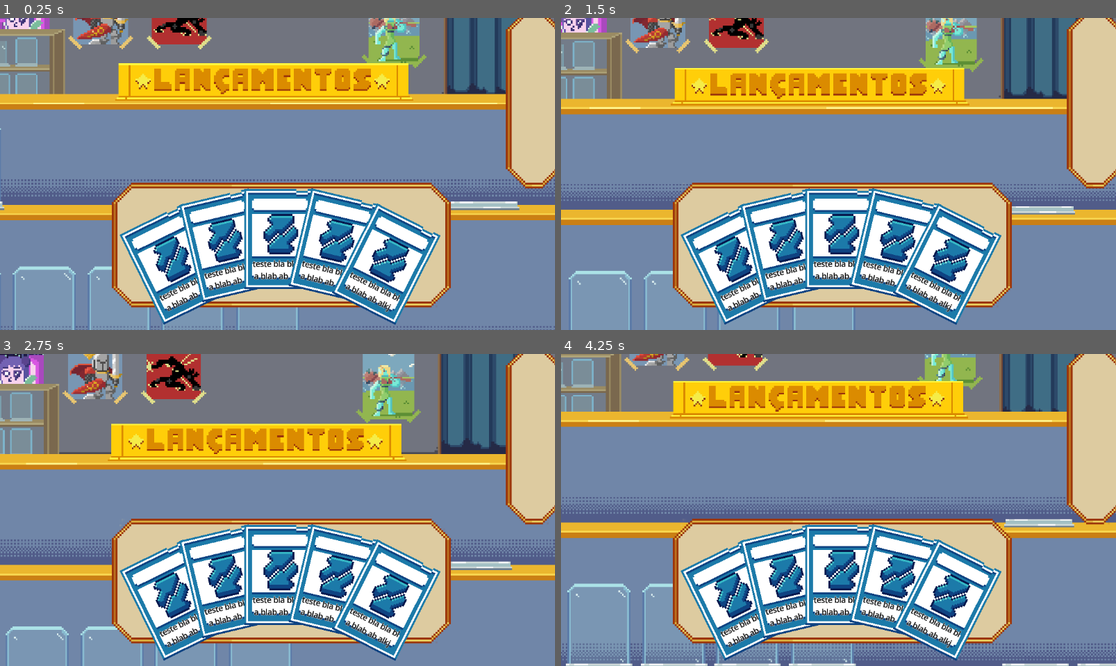
Above: before the commit, frames 1-4 (two rows, left to right).
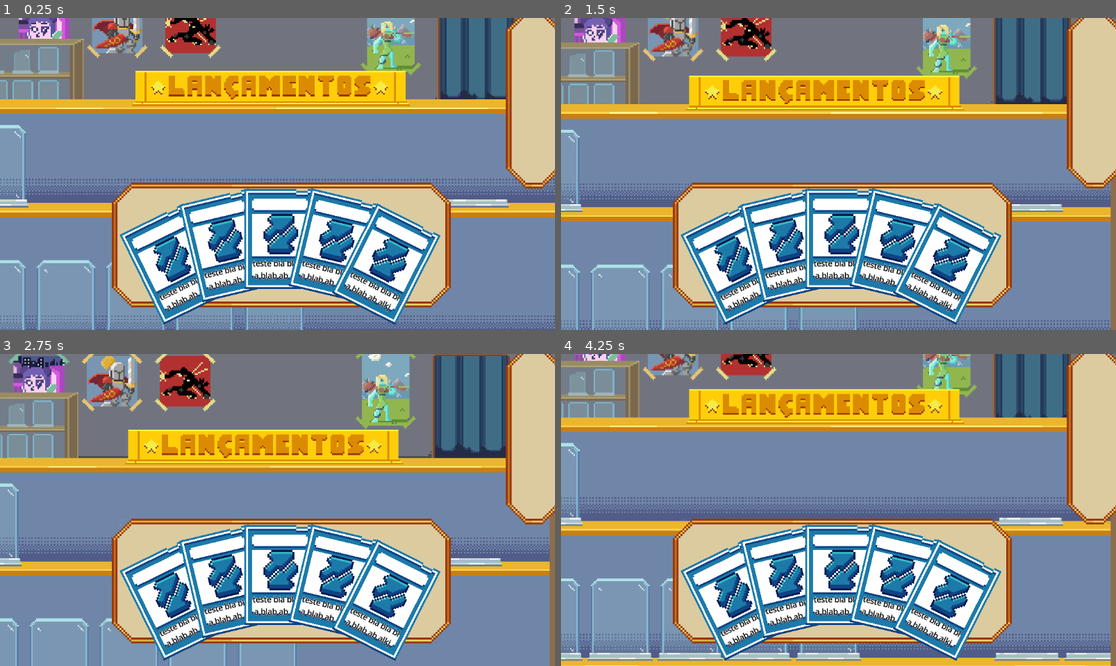
Above: after the commit, the same moments.

Repository: ingrydf12/datadeck
Game: Godot game, scene res://Fase1.tscn
Same seed, same stepped clock (60 frames per second), same inputs: the game is played once before the commit and once after it.
Inputs (mouse positions are in pixels of both pictures, inside the frame that each line leads up to):
- Up to frame 1 (0.25 s): no input
- Up to frame 2 (1.5 s): tap Enter at 0.5 s; move the mouse to (960, 158) at 0.52 s; click (960, 158) at 0.67 s; move the mouse to (727, 189) at 1.27 s; click (727, 189) at 1.42 s
- Up to frame 3 (2.75 s): move the mouse to (333, 441) at 2.02 s; click (333, 441) at 2.17 s
- Up to frame 4 (4.25 s): move the mouse to (810, 572) at 2.77 s; click (810, 572) at 2.92 s; move the mouse to (1005, 556) at 3.52 s; click (1005, 556) at 3.67 s

The runs differ from the first frame. In frame 1, 23% of the frame differs, in the area x 0-100%, y 0-100%; in frame 2, 23%; in frame 3, 24%; in frame 4, 25%.

Commit message:
finalmente sombras

Diff:
--- a/Fase1.tscn
+++ b/Fase1.tscn
@@ -45,9 +45,9 @@
 centered = false
 
 [node name="Camera2D" type="Camera2D" parent="."]
-position = Vector2(730, 479.99994)
+position = Vector2(717, 479.99994)
 scale = Vector2(0.85, 0.85)
-zoom = Vector2(0.885, 0.885)
+zoom = Vector2(0.825, 0.825)
 limit_left = 5
 limit_top = 10
 limit_right = 1430
--- a/carta.gd
+++ b/carta.gd
@@ -7,13 +7,12 @@
 var controlled : bool = false
 var origem : Vector2
 var rotacao_original : float
-var offset_original : Vector2
 var tween : Tween
 
+@onready var textura = $Grupo/Textura
 func _ready() -> void:
 	origem = global_position
 	rotacao_original = rotation
-	offset_original = $Textura.pivot_offset
 
 
 func _process(_delta: float) -> void:
@@ -58,17 +57,13 @@
 		b.mouse_behavior_recursive = Control.MOUSE_BEHAVIOR_INHERITED
 
 func _crescer():
-	create_tween().tween_property($Textura, 'scale',Vector2(4.8,4.8), 0.15)
-	create_tween().tween_property($Label, 'scale',Vector2(1.2,1.2), 0.15)
-	#TODO: SOMBRAS
-	#create_tween().tween_property($Textura, 'pivot_offset', offset_original + Vector2(2,2), 0.15)
+	create_tween().tween_method(mudaroffset, textura.get_instance_shader_parameter('tamanho'), 22, 0.15)
+	create_tween().tween_property($Grupo, 'scale',Vector2(1.2, 1.2), 0.15)
 	z_index = 5
 
 func _diminuir():
-	create_tween().tween_property($Textura, 'scale',Vector2(4, 4), 0.15)
-	create_tween().tween_property($Label, 'scale',Vector2(1, 1), 0.15)
-	#TODO: SOMBRAS
-	#create_tween().tween_property($Textura, 'pivot_offset', offset_original, 0.15)
+	create_tween().tween_method(mudaroffset, textura.get_instance_shader_parameter('tamanho'), 0, 0.15)
+	create_tween().tween_property($Grupo, 'scale',Vector2(1, 1), 0.15)
 	z_index = 0
 
 func _voltar_original():
@@ -94,3 +89,8 @@
 	tween.set_ease(Tween.EASE_OUT)
 	tween.tween_property(self, 'rotation', 0, 0.5)
 	z_index = 8
+
+func mudaroffset(off : float):
+	for filho in $Grupo.get_children():
+		filho.set_instance_shader_parameter('escala', filho.scale)
+		filho.set_instance_shader_parameter('tamanho', off)
--- /dev/null
+++ b/carta.tres
@@ -0,0 +1,107 @@
+[gd_resource type="VisualShader" load_steps=9 format=3 uid="uid://b3haynmqxkal4"]
+
+[sub_resource type="VisualShaderNodeFloatOp" id="VisualShaderNodeFloatOp_tgxlg"]
+operator = 3
+
+[sub_resource type="VisualShaderNodeFloatOp" id="VisualShaderNodeFloatOp_8crvq"]
+operator = 2
+
+[sub_resource type="VisualShaderNodeVec2Parameter" id="VisualShaderNodeVec2Parameter_ey4fy"]
+parameter_name = "escala"
+qualifier = 2
+default_value_enabled = true
+default_value = Vector2(1, 1)
+
+[sub_resource type="VisualShaderNodeVectorOp" id="VisualShaderNodeVectorOp_tspfi"]
+output_port_for_preview = 0
+default_input_values = [0, Vector2(0, 0), 1, Vector2(0, 0)]
+expanded_output_ports = [0]
+op_type = 0
+operator = 3
+
+[sub_resource type="VisualShaderNodeInput" id="VisualShaderNodeInput_tgxlg"]
+input_name = "vertex"
+
+[sub_resource type="VisualShaderNodeVectorOp" id="VisualShaderNodeVectorOp_8crvq"]
+default_input_values = [0, Vector2(0, 0), 1, Vector2(0, 0)]
+op_type = 0
+operator = 1
+
+[sub_resource type="VisualShaderNodeInput" id="VisualShaderNodeInput_63y7w"]
+expanded_output_ports = [0]
+input_name = "texture_pixel_size"
+
+[sub_resource type="VisualShaderNodeFloatParameter" id="VisualShaderNodeFloatParameter_y1q16"]
+parameter_name = "tamanho"
+qualifier = 2
+default_value_enabled = true
+
+[resource]
+code = "shader_type canvas_item;
+render_mode blend_mix;
+
+instance uniform float tamanho = 0.0;
+instance uniform vec2 escala = vec2(1.000000, 1.000000);
+
+
+
+void vertex() {
+// Input:2
+	vec2 n_out2p0 = VERTEX;
+
+
+// FloatParameter:9
+	float n_out9p0 = tamanho;
+
+
+// Input:6
+	vec2 n_out6p0 = TEXTURE_PIXEL_SIZE;
+	float n_out6p1 = n_out6p0.r;
+
+
+// FloatOp:10
+	float n_out10p0 = n_out9p0 / n_out6p1;
+
+
+// Vector2Parameter:12
+	vec2 n_out12p0 = escala;
+
+
+// VectorOp:13
+	vec2 n_out13p0 = n_out6p0 / n_out12p0;
+	float n_out13p1 = n_out13p0.r;
+
+
+// FloatOp:11
+	float n_out11p0 = n_out10p0 * n_out13p1;
+
+
+// VectorOp:3
+	vec2 n_out3p0 = n_out2p0 - vec2(n_out11p0);
+
+
+// Output:0
+	VERTEX = n_out3p0;
+
+
+}
+"
+mode = 1
+flags/light_only = false
+nodes/vertex/2/node = SubResource("VisualShaderNodeInput_tgxlg")
+nodes/vertex/2/position = Vector2(-220, 160)
+nodes/vertex/3/node = SubResource("VisualShaderNodeVectorOp_8crvq")
+nodes/vertex/3/position = Vector2(100, 180)
+nodes/vertex/6/node = SubResource("VisualShaderNodeInput_63y7w")
+nodes/vertex/6/position = Vector2(-1120, 580)
+nodes/vertex/9/node = SubResource("VisualShaderNodeFloatParameter_y1q16")
+nodes/vertex/9/position = Vector2(-940, 300)
+nodes/vertex/10/node = SubResource("VisualShaderNodeFloatOp_tgxlg")
+nodes/vertex/10/position = Vector2(-460, 320)
+nodes/vertex/11/node = SubResource("VisualShaderNodeFloatOp_8crvq")
+nodes/vertex/11/position = Vector2(-100, 320)
+nodes/vertex/12/node = SubResource("VisualShaderNodeVec2Parameter_ey4fy")
+nodes/vertex/12/position = Vector2(-1120, 740)
+nodes/vertex/13/node = SubResource("VisualShaderNodeVectorOp_tspfi")
+nodes/vertex/13/position = Vector2(-760, 660)
+nodes/vertex/connections = PackedInt32Array(2, 0, 3, 0, 3, 0, 0, 0, 9, 0, 10, 0, 10, 0, 11, 0, 11, 0, 3, 1, 6, 0, 13, 0, 12, 0, 13, 1, 6, 1, 10, 1, 13, 1, 11, 1)
--- a/carta.tscn
+++ b/carta.tscn
@@ -1,12 +1,22 @@
-[gd_scene load_steps=6 format=3 uid="uid://ctpi2odakf7jn"]
+[gd_scene load_steps=10 format=3 uid="uid://ctpi2odakf7jn"]
 
 [ext_resource type="Script" uid="uid://e8nebwmen0vc" path="res://carta.gd" id="1_4gtqo"]
 [ext_resource type="Script" uid="uid://1hd4e2j6uxmt" path="res://Operacao.gd" id="2_77s45"]
 [ext_resource type="Texture2D" uid="uid://dakeyqlnlf5ls" path="res://assets/cartas maior1.png" id="3_77s45"]
+[ext_resource type="Shader" uid="uid://b3haynmqxkal4" path="res://carta.tres" id="4_xu3ok"]
 
 [sub_resource type="Resource" id="Resource_xu3ok"]
 script = ExtResource("2_77s45")
 metadata/_custom_type_script = "uid://1hd4e2j6uxmt"
+
+[sub_resource type="ShaderMaterial" id="ShaderMaterial_xu3ok"]
+shader = ExtResource("4_xu3ok")
+
+[sub_resource type="ShaderMaterial" id="ShaderMaterial_vdnt1"]
+shader = ExtResource("4_xu3ok")
+
+[sub_resource type="ShaderMaterial" id="ShaderMaterial_ce55x"]
+shader = ExtResource("4_xu3ok")
 
 [sub_resource type="RectangleShape2D" id="RectangleShape2D_4gtqo"]
 size = Vector2(148, 208)
@@ -39,7 +49,14 @@
 texture = ExtResource("3_77s45")
 stretch_mode = 3
 
-[node name="Textura" type="TextureRect" parent="."]
+[node name="Grupo" type="Control" parent="."]
+material = SubResource("ShaderMaterial_xu3ok")
+anchors_preset = 0
+
+[node name="Textura" type="TextureRect" parent="Grupo"]
+material = SubResource("ShaderMaterial_vdnt1")
+instance_shader_parameters/escala = Vector2(4, 4)
+instance_shader_parameters/tamanho = 0.0
 layout_mode = 1
 anchors_preset = 8
 anchor_left = 0.5
@@ -59,20 +76,21 @@
 texture = ExtResource("3_77s45")
 stretch_mode = 3
 
-[node name="Area2D" type="Area2D" parent="."]
-
-[node name="CollisionShape2D" type="CollisionShape2D" parent="Area2D"]
-shape = SubResource("RectangleShape2D_4gtqo")
-
-[node name="Label" type="Label" parent="."]
-layout_mode = 0
+[node name="Label" type="Label" parent="Grupo"]
+material = SubResource("ShaderMaterial_ce55x")
+layout_mode = 1
+anchors_preset = 8
+anchor_left = 0.5
+anchor_top = 0.5
+anchor_right = 0.5
+anchor_bottom = 0.5
 offset_left = -58.0
-offset_top = 41.0
+offset_top = 40.0
 offset_right = 58.0
-offset_bottom = 88.66667
+offset_bottom = 87.66667
 grow_horizontal = 2
 grow_vertical = 2
-pivot_offset = Vector2(58, -41)
+pivot_offset = Vector2(58, -40)
 mouse_behavior_recursive = 1
 theme_override_colors/font_color = Color(0, 0, 0, 1)
 theme_override_colors/font_outline_color = Color(1, 1, 1, 1)
@@ -81,6 +99,11 @@
 horizontal_alignment = 1
 vertical_alignment = 1
 autowrap_mode = 1
+
+[node name="Area2D" type="Area2D" parent="."]
+
+[node name="CollisionShape2D" type="CollisionShape2D" parent="Area2D"]
+shape = SubResource("RectangleShape2D_4gtqo")
 
 [node name="Button" type="Button" parent="."]
 modulate = Color(1, 1, 1, 0)
--- a/mesa.gd
+++ b/mesa.gd
@@ -8,7 +8,7 @@
 
 func add_carta(node : Control):
 	var t = TextureRect.new()
-	t.texture = node.get_node('./Textura').texture
+	t.texture = node.textura.texture
 	t.custom_minimum_size = Vector2(4, 10)
 	t.expand_mode = TextureRect.EXPAND_IGNORE_SIZE
 	t.stretch_mode = TextureRect.STRETCH_KEEP_ASPECT
